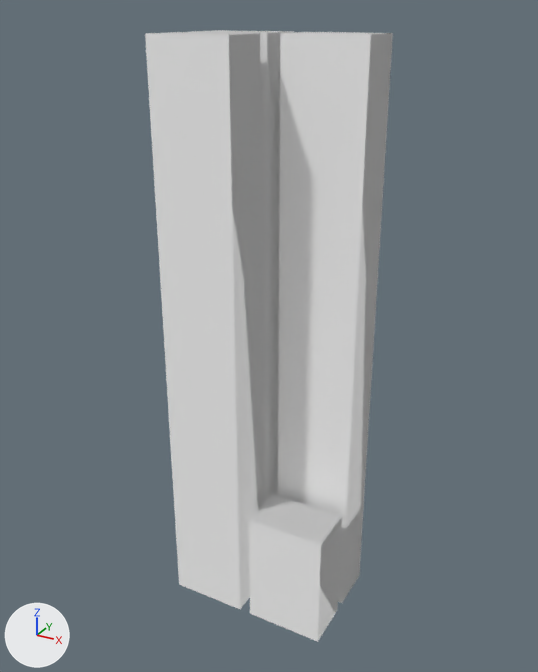
An edit to the glTF model assets/models/city_block_12345_6_23.glb, drawn before and after from the same camera.
The view is the same before and after, from a 50 mm camera at (7.78, -14.21, 14.45) aimed at (-0.09, 0.1, 7.3). Lighting does not change. The marker at lower left points along +X, +Y and +Z. The picture after the commit comes second.

Objects in the first picture: 'block_23'.
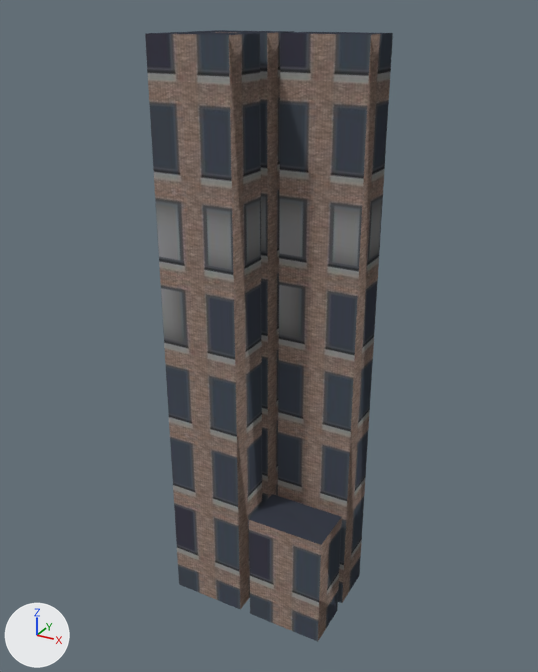
What differs and where, as boxes [x1, y1, x2, y2] in the pictures (538 x 672 px):
'block_23', recoloured, surface changed (darker)
    both: [145, 30, 393, 642]
part 1 of me_block_23, recoloured (darker)
    both: [191, 30, 294, 505]
part 2 of me_block_23, recoloured (darker)
    both: [145, 32, 262, 609]
part 3 of me_block_23, recoloured (darker)
    both: [278, 32, 393, 603]
part 4 of me_block_23, recoloured (darker)
    both: [249, 494, 342, 642]
part 5 of me_block_23, surface changed (darker)
    both: [145, 30, 393, 642]

Patch to the scene script:
```diff
--- a/assets/models/city_block_12345_6_23.glb.py
+++ b/assets/models/city_block_12345_6_23.glb.py
@@ img_image_0 @@
+img_image_0 = load_image('Image_0', '_unpacked/Image_0', 512, 512, 'sRGB')
@@ mat_tier1_003 @@
+mat_tier1_003 = principled_material('tier1.003')
+mat_tier1_003.texture = img_image_0
+mat_tier1_003.roughness = 0.9
@@ mat_tier1_001 @@
+mat_tier1_001 = principled_material('tier1.001')
+mat_tier1_001.texture = img_image_0
+mat_tier1_001.roughness = 0.9
@@ mat_tier1 @@
+mat_tier1 = principled_material('tier1')
+mat_tier1.texture = img_image_0
+mat_tier1.roughness = 0.9
@@ mat_tier1_002 @@
+mat_tier1_002 = principled_material('tier1.002')
+mat_tier1_002.texture = img_image_0
+mat_tier1_002.roughness = 0.9
@@ me_block_23 @@
 me_block_23.from_pydata(...)  # 32 vertices, 48 faces; spans x -2.1..2.1, y -1.35..1.35, z 0.0..14.0
 # used by ob_block_23; location = (0.0, 0.0, 0.0)
+# me_block_23 part 1: all 12 faces centred in x -2.1..-0.15, y 0.15..1.35, z 0.0..14.0 switch from mat_default (white #ffffff) to mat_tier1 (picture img_image_0)
+# me_block_23 part 2: all 12 faces centred in x -2.1..-0.15, y -1.35..-0.15, z 0.0..14.0 switch from mat_default (white #ffffff) to mat_tier1_001 (picture img_image_0)
+# me_block_23 part 3: all 12 faces centred in x 0.15..2.1, y 0.15..1.35, z 0.0..14.0 switch from mat_default (white #ffffff) to mat_tier1_002 (picture img_image_0)
+# me_block_23 part 4: all 12 faces centred in x 0.15..2.1, y -1.35..-0.15, z 0.0..3.0 switch from mat_default (white #ffffff) to mat_tier1_003 (picture img_image_0)
+# me_block_23 part 5: texture (UV) coordinates of 48 of 48 faces, centred in x -2.1..2.1, y -1.35..1.35, z 0.0..14.0, changed; they spanned u 0.0..0.0, v 0.0..0.0 and now span u 0.0..0.16, v 0.0..1.17
```
